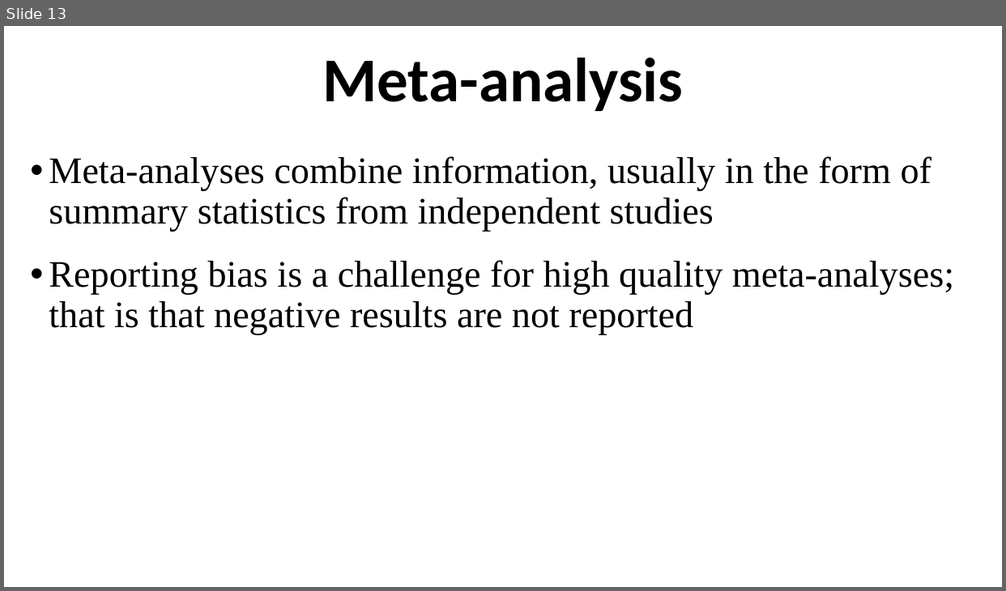
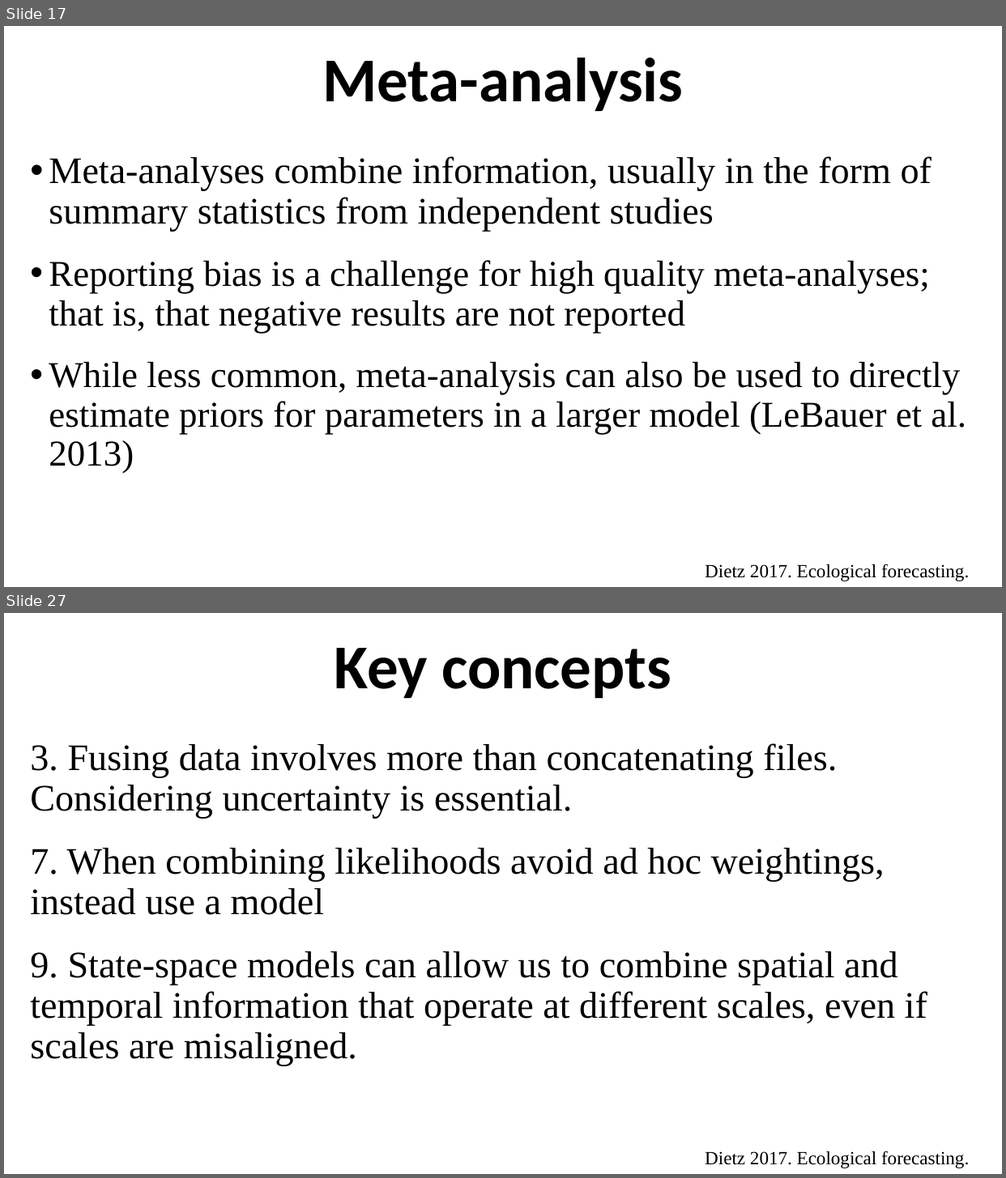
Before and after one commit to ahurford/aarms-summer-school, a slide deck: amy-lectures/State_Space_Models.pptx. Shown one above the other, each under a label of ours: slide 13 before the commit, slides 17 and 27 after it; the slides between them are not shown. The pictures are 1006x591 and 1006x1178 pixels, drawn with LibreOffice and Linux fonts; fonts in the diff are those of the drawing. Boxes give left, top, right and bottom in pixels: in the first picture for what was removed or moved away, otherwise in the second. Text is boxed around its words. In the diff, an @@ line names an element or a change of style, - is before the commit and + after.

```diff
--- a/amy-lectures/State_Space_Models.pptx
+++ b/amy-lectures/State_Space_Models.pptx
@@ slide 27 added at box(4, 613, 1002, 1174), background #FFFFFF @@
@@ title added at box(334, 648, 671, 698), 60 pt, text #000000, bold @@
+Key concepts
@@ text added at box(30, 743, 927, 1066), 36 pt, text #000000 @@
+3. Fusing data involves more than concatenating files. Considering uncertainty is essential.
+7. When combining likelihoods avoid ad hoc weightings, instead use a model
+9. State-space models can allow us to combine spatial and temporal information that operate at different scales, even if scales are misaligned.
@@ text added at box(705, 1151, 969, 1169), 18 pt, text #000000 @@
+Dietz 2017. Ecological forecasting.
@@ what was slide 13 is now slide 17 @@
@@ slide 17 changed as well @@
@@ text at box(49, 260, 966, 473): text changed; size 36 to 35 pt @@
-• Reporting bias is a challenge for high quality meta-analyses; that is that negative results are not reported
+• Reporting bias is a challenge for high quality meta-analyses; that is, that negative results are not reported
+• While less common, meta-analysis can also be used to directly estimate priors for parameters in a larger model (LeBauer et al. 2013)
@@ text added at box(705, 564, 969, 582), 18 pt, text #000000 @@
+Dietz 2017. Ecological forecasting.
```
Also in this commit, not shown: 9 other slides changed, 15 other slides added, 4 slides removed, 2 other files.
